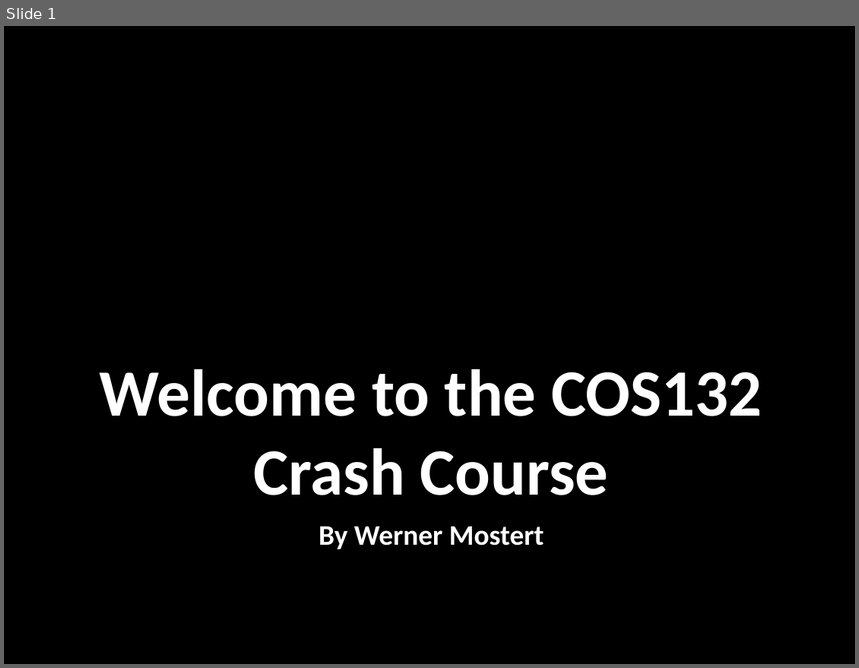
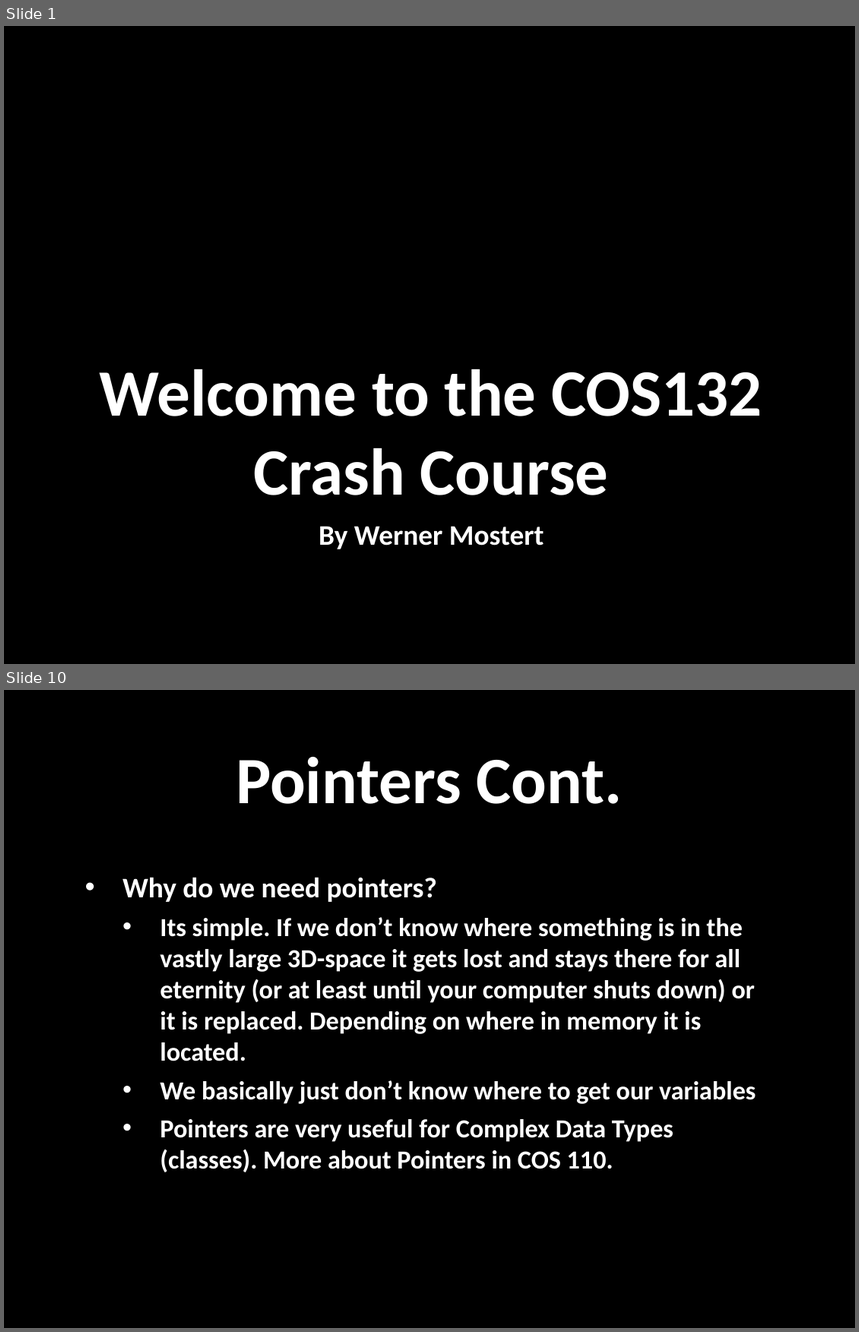
Before and after one commit to WMostert1/COS132-Crash-Course, a slide deck: Crash Course Slides.pptx. Shown one above the other, each under a label of ours: slide 1 before the commit, slides 1 and 10 after it; the slides between them are not shown. The pictures are 859x668 and 859x1332 pixels, drawn with LibreOffice and Linux fonts; fonts in the diff are those of the drawing; background and template pictures are left out. Boxes give left, top, right and bottom in pixels: in the first picture for what was removed or moved away, otherwise in the second. Text is boxed around its words. In the diff, an @@ line names an element or a change of style, - is before the commit and + after.

Commit message:
Added code and complete slides

```diff
--- a/Crash Course Slides.pptx
+++ b/Crash Course Slides.pptx
@@ slide 10 added at (x1=4, y1=690, x2=855, y2=1328), background picture (left out) @@
@@ title added at (x1=236, y1=757, x2=623, y2=804), 56 pt, text #FFFFFF, bold @@
+Pointers Cont.
@@ text added at (x1=123, y1=877, x2=756, y2=1173), 22 pt, text #FFFFFF, bold @@
+• Why do we need pointers?
+  • Its simple. If we don’t know where something is in the vastly large 3D-space it gets lost and stays there for all eternity (or at least until your computer shuts down) or it is replaced. Depending on where in memory it is located.
+  • We basically just don’t know where to get our variables
+  • Pointers are very useful for Complex Data Types (classes). More about Pointers in COS 110.
```
Also in this commit, not shown: 1 slide changed, 30 other slides added, 19 other files.
